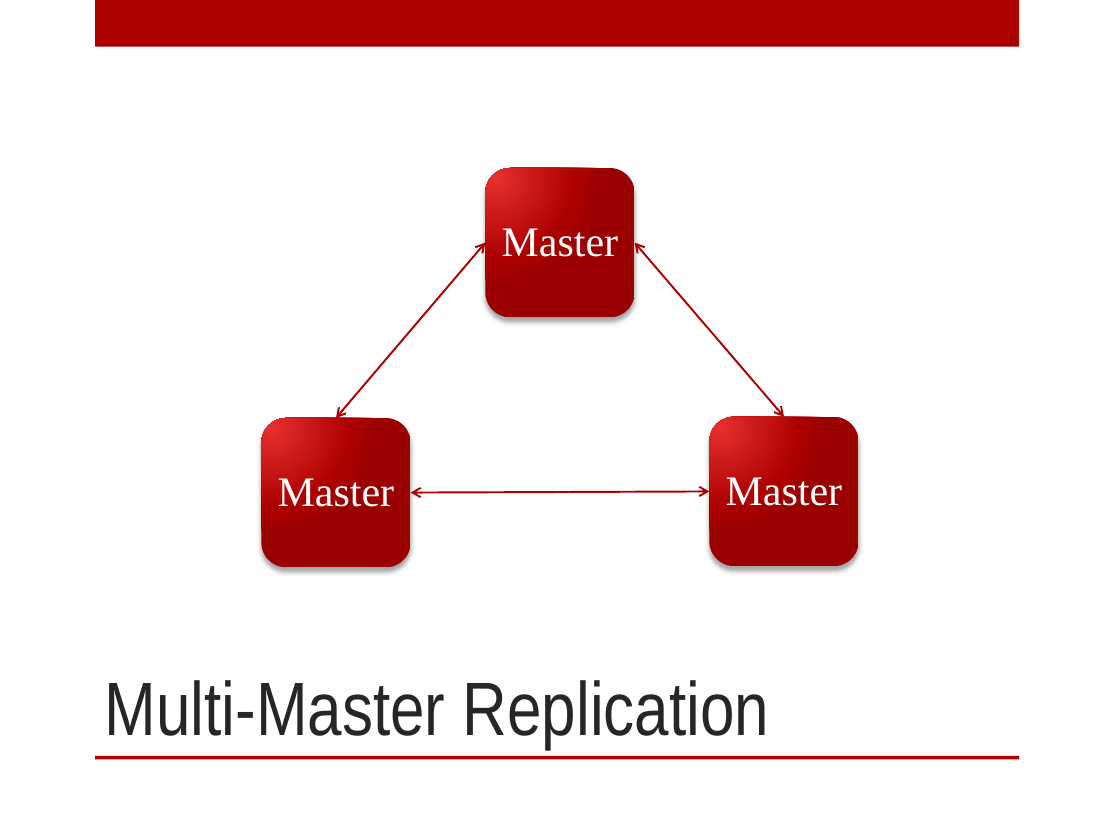
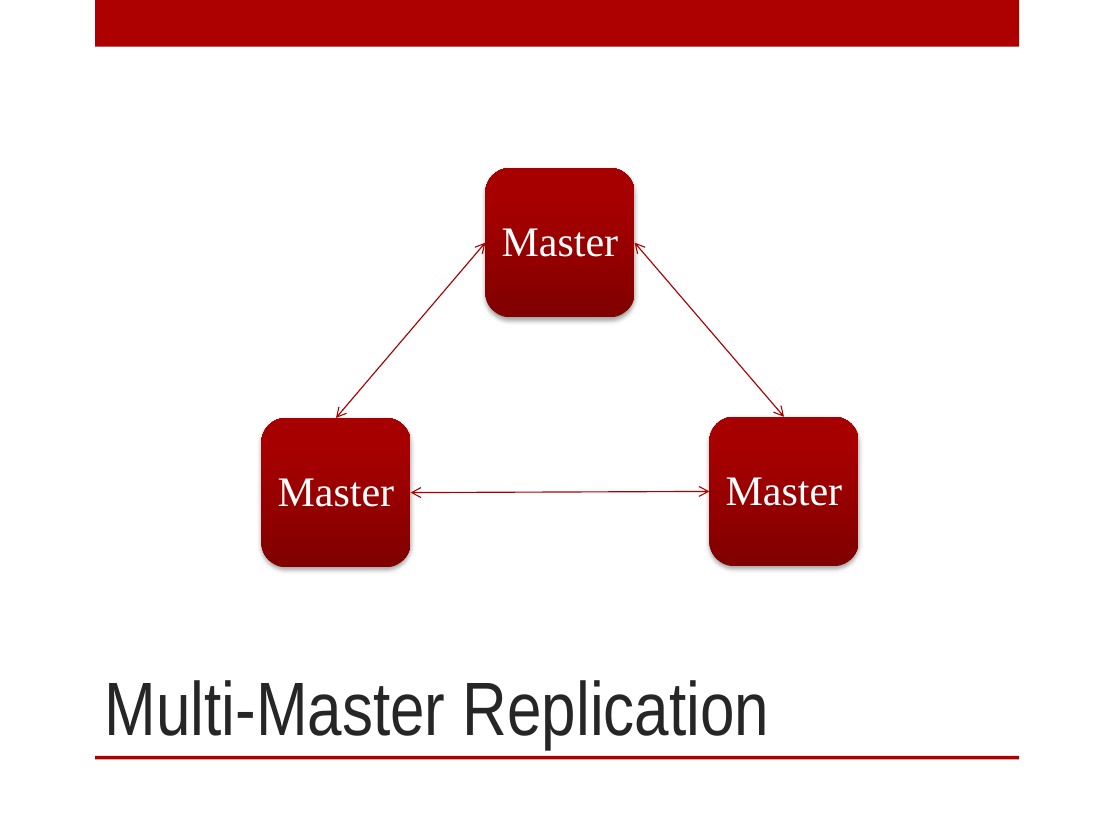
Before and after one commit to digitalBush/nosql-smackdown-talk, a slide deck: slide 21 of nosql-smackdown.pptx (slide 19 before the commit). Drawn at 1120x840 pixels with LibreOffice and Linux fonts; fonts in the diff are those of the drawing. Boxes give left, top, right and bottom in pixels: in the first picture for what was removed or moved away, otherwise in the second. Text is boxed around its words. In the diff, an @@ line names an element or a change of style, - is before the commit and + after.

```diff
--- a/nosql-smackdown.pptx
+++ b/nosql-smackdown.pptx
@@ double arrow (485, 243) - (336, 418): stroke #AD0101 1.25 pt to #AA0000 0.75 pt @@
@@ double arrow (784, 417) - (635, 243): stroke #AD0101 1.25 pt to #AA0000 0.75 pt @@
@@ fill gradient #E62F2F to #AD0101 to #9C0101 to gradient #820000 to #A90000; shadow changed in 3 elements at [485,168,634,317], [709,417,858,566], [261,418,410,567] @@
@@ double arrow (411, 493) - (709, 492): stroke #AD0101 1.25 pt to #AA0000 0.75 pt @@
```
Also in this commit, not shown: 10 other slides changed, 4 slides added, 2 slides removed, 2 other files.
